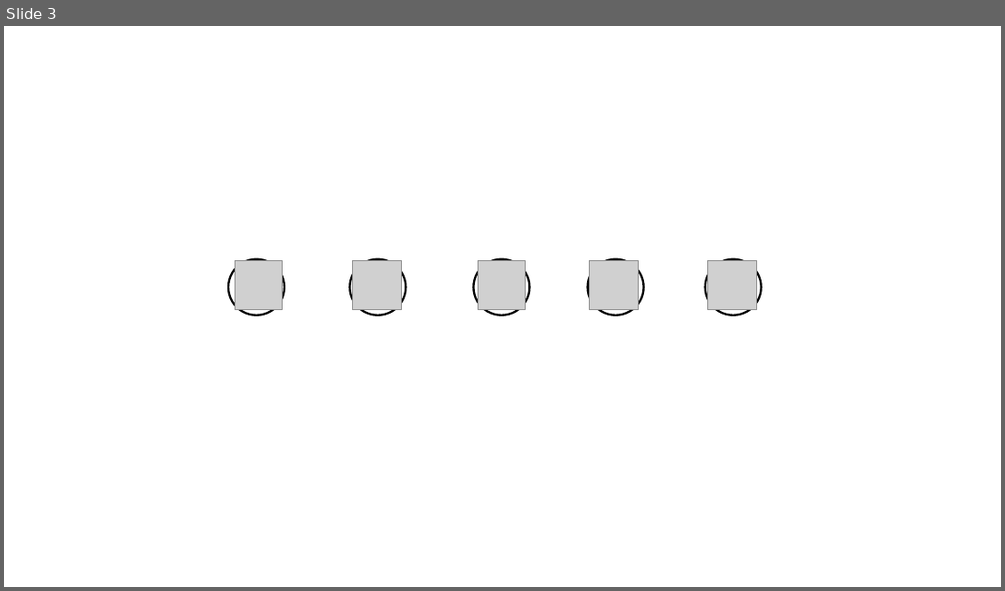
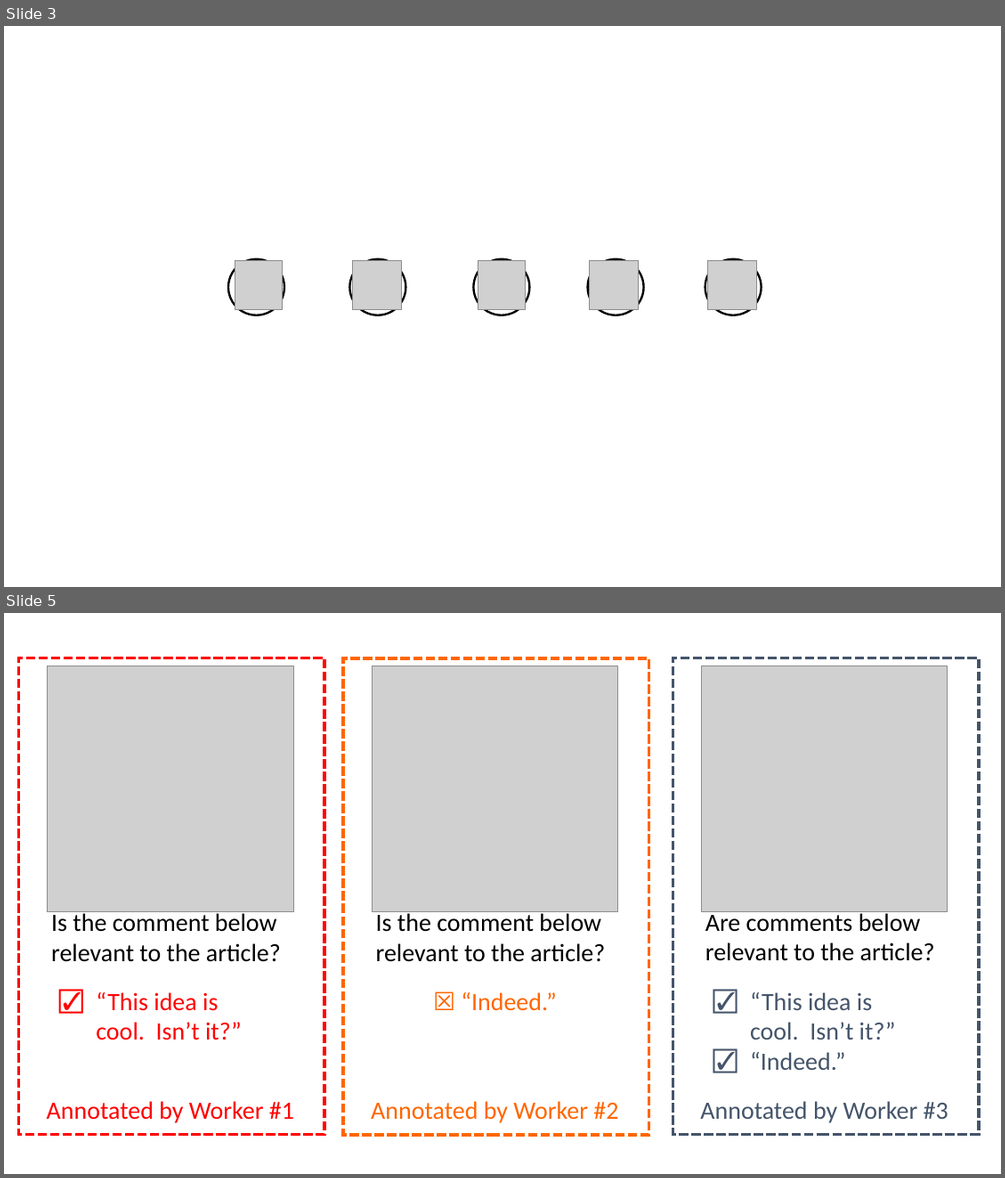
Before and after one commit to HongleiZhuang/BatchCrowds, a slide deck: ranking/doc/figures/model.pptx. Shown one above the other, each under a label of ours: slide 3 before the commit, slides 3 and 5 after it; the slides between them are not shown. The pictures are 1005x591 and 1005x1178 pixels, drawn with LibreOffice and Linux fonts; fonts in the diff are those of the drawing; grey boxes stand for pictures. Boxes give left, top, right and bottom in pixels: in the first picture for what was removed or moved away, otherwise in the second. Text is boxed around its words. In the diff, an @@ line names an element or a change of style, - is before the commit and + after.

```diff
--- a/ranking/doc/figures/model.pptx
+++ b/ranking/doc/figures/model.pptx
@@ slide 5 added at bbox=[4, 613, 1001, 1174], background #FFFFFF @@
@@ rectangle added at bbox=[19, 657, 324, 1135], outline #FF0000 3 pt dashed @@
@@ rectangle added at bbox=[343, 657, 649, 1135], outline #FF6600 3 pt dashed @@
@@ rectangle added at bbox=[672, 657, 979, 1135], outline #44546A 3 pt dashed @@
@@ picture added at bbox=[702, 666, 947, 911] @@
@@ picture added at bbox=[48, 666, 293, 912] @@
@@ picture added at bbox=[372, 666, 618, 912] @@
@@ text added at bbox=[51, 910, 281, 962], 24 pt, text #000000 @@
+Is the comment below relevant to the article?
@@ text added at bbox=[376, 910, 605, 962], 24 pt, text #000000 @@
+Is the comment below relevant to the article?
@@ text added at bbox=[705, 910, 935, 961], 24 pt, text #000000 @@
+Are comments below relevant to the article?
@@ text added at bbox=[96, 992, 242, 1040], 24 pt, text #FF0000 @@
+☑ “This idea is cool. Isn’t it?”
@@ text added at bbox=[461, 992, 556, 1011], 24 pt, text #FF6600 @@
+☒ “Indeed.”
@@ text added at bbox=[750, 992, 896, 1070], 24 pt, text #44546A @@
+☑ “This idea is cool. Isn’t it?”
+☑ “Indeed.”
@@ text added at bbox=[47, 1101, 294, 1123], 24 pt, text #FF0000 @@
+Annotated by Worker #1
@@ text added at bbox=[371, 1101, 618, 1123], 24 pt, text #FF6600 @@
+Annotated by Worker #2
@@ text added at bbox=[700, 1101, 948, 1123], 24 pt, text #44546A @@
+Annotated by Worker #3
```
Also in this commit, not shown: 1 slide changed.
